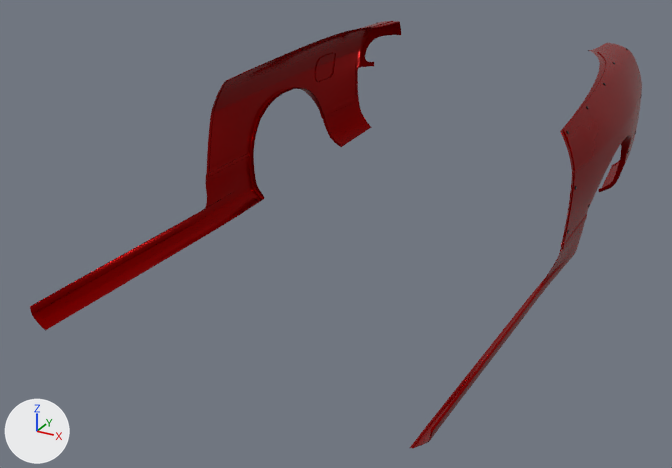
What one commit did to the Blender file content/cars/nissan_rs13/rearfenders_originlabofujin.blend.
The view is the same before and after, from a camera (50 mm lens) standing at (1.66, -2.73, 1.72) and looking at (-0.14, 0.54, 0.08). Lighting does not change. The marker at lower left points along +X, +Y and +Z.

The first picture shows 'Extensions', 'Fenders'.
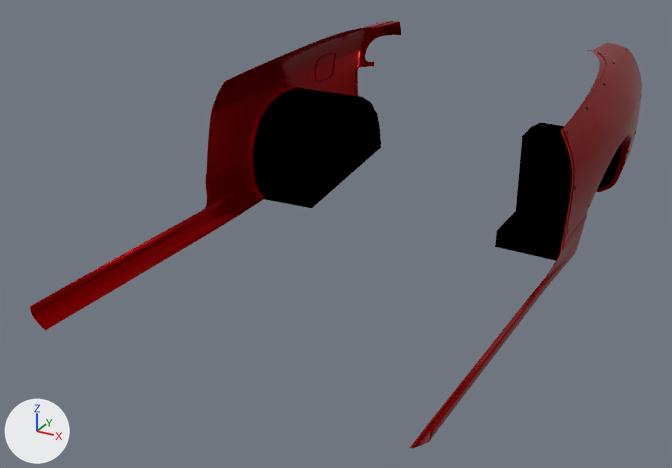
Changed parts and their boxes (x1, y1, x2, y2) in the pictures (672 x 468 px):
'Undercarriage', added (black): after (254, 88, 621, 261)

What the commit changed:
Material 'Black Mate' (mat_black_mate) is new.
Its base color is (0.0, 0.0, 0.0) (black #000000).
Its roughness is 1.0.
Its specular ior level is 0.0.
Mesh me_undercarriage is new.
It has 181 vertices, 224 faces and spans x -0.83..0.83, y 0.0..0.46, z 0.9..1.68.
It uses material mat_black_mate (black #000000).
Object 'Undercarriage' (ob_undercarriage) is new; it shows me_undercarriage.
Its location is (0.0, 0.0, 0.0).
Its rotation in degrees is (90, 0, 180).
